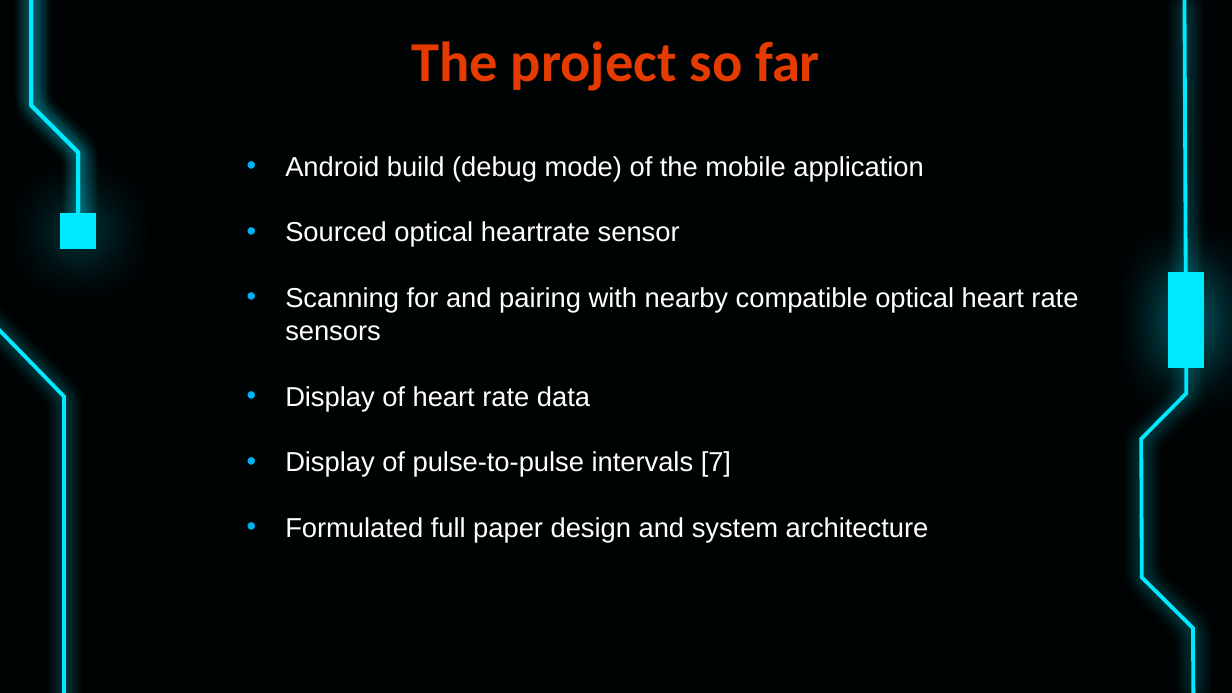
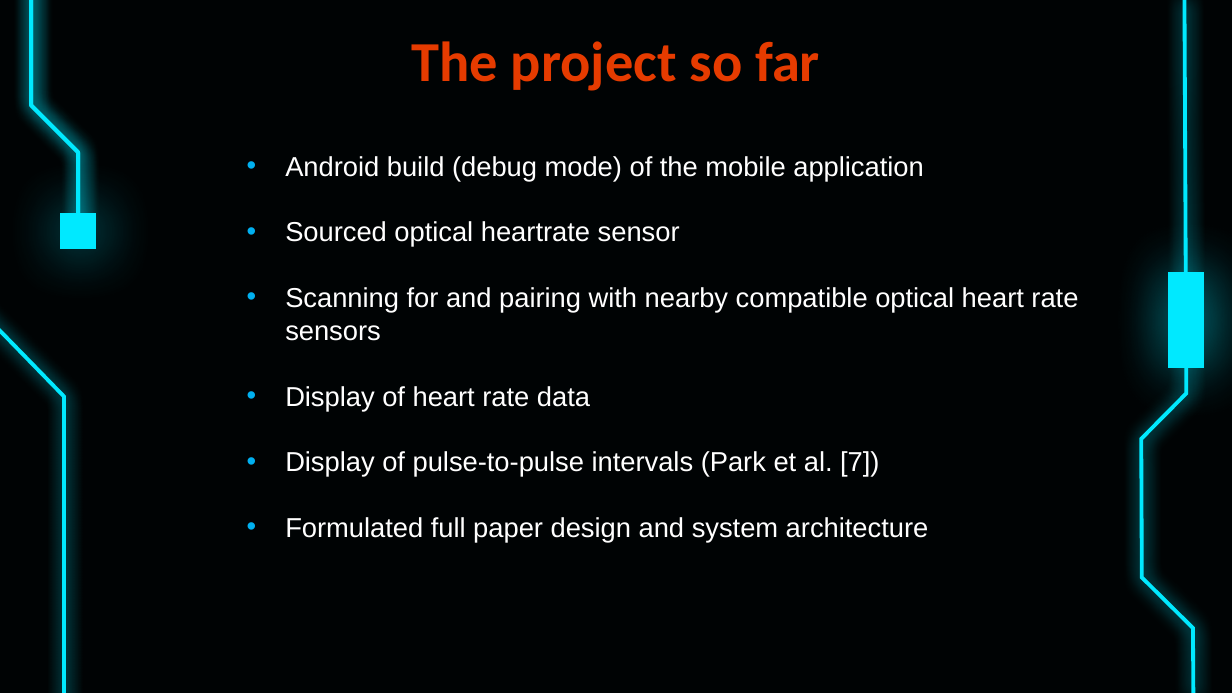
Before and after one commit to brainiac1909-prog/The_Vitality_Watchdog, a slide deck: slide 7 of P2/PRES.pptx. Drawn at 1232x693 pixels with LibreOffice and Linux fonts; fonts in the diff are those of the drawing. Boxes give left, top, right and bottom in pixels: in the first picture for what was removed or moved away, otherwise in the second. Text is boxed around its words. In the diff, an @@ line names an element or a change of style, - is before the commit and + after.

```diff
--- a/P2/PRES.pptx
+++ b/P2/PRES.pptx
@@ text at [285,451,879,477]: text changed @@
-• Display of pulse-to-pulse intervals [7]
+• Display of pulse-to-pulse intervals (Park et al. [7])
```
Also in this commit, not shown: 3 other slides changed.
